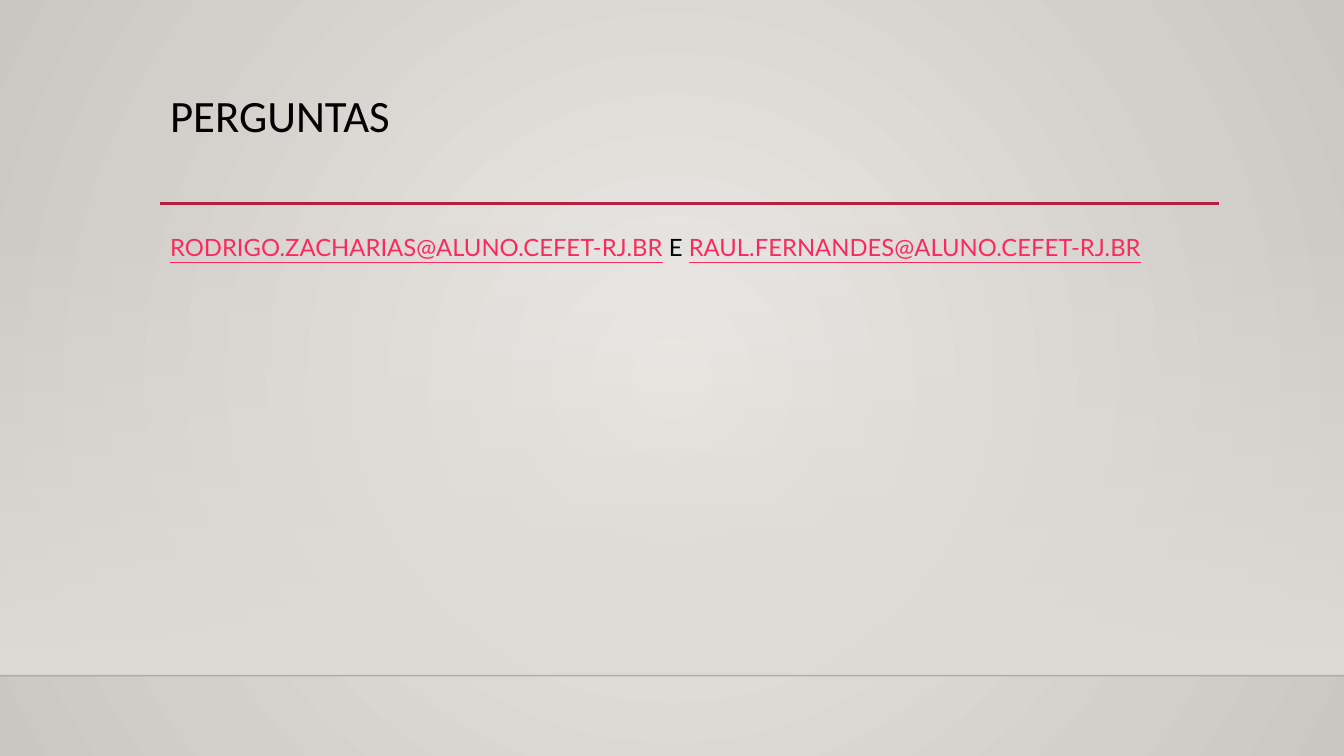
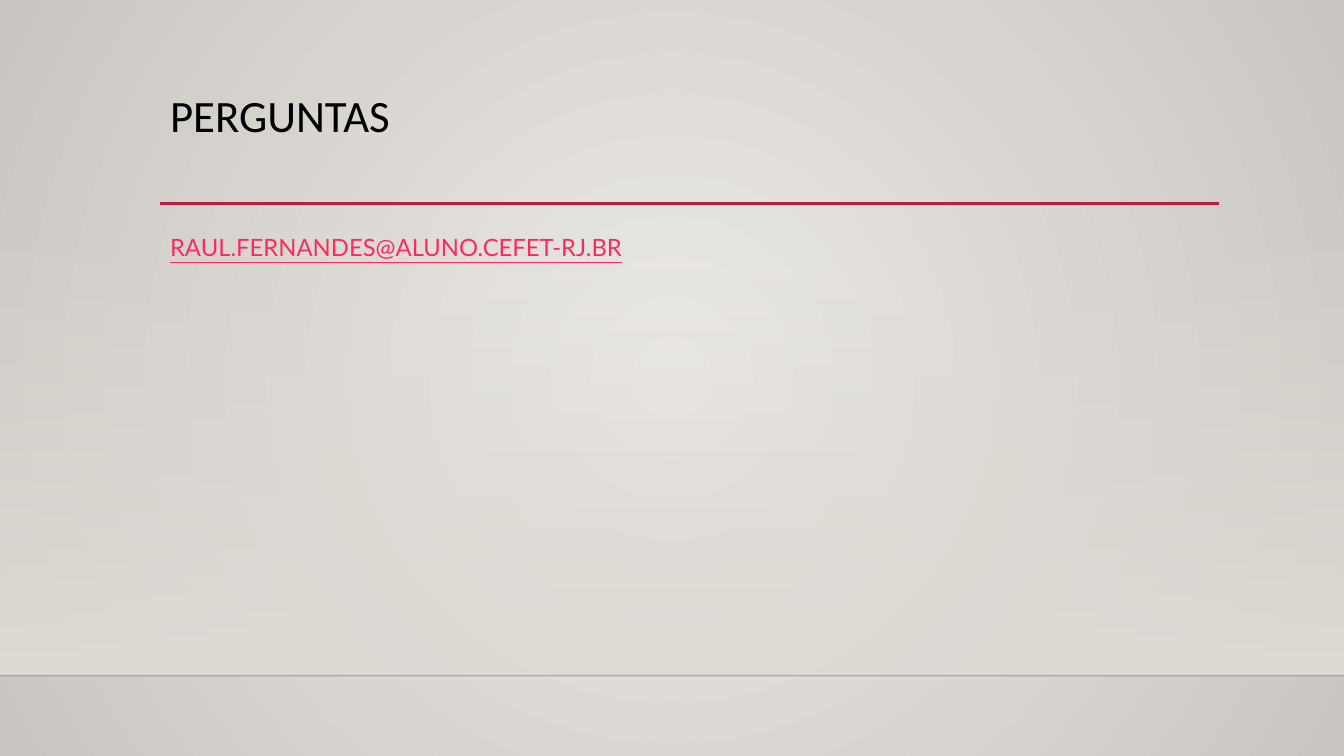
Before and after one commit to Raulzito311/AcmeSF, a slide deck: slide 8 of Apresentacao.pptx. Drawn at 1344x756 pixels with LibreOffice and Linux fonts; fonts in the diff are those of the drawing; background and template pictures are left out. Boxes give left, top, right and bottom in pixels: in the first picture for what was removed or moved away, otherwise in the second. Text is boxed around its words. In the diff, an @@ line names an element or a change of style, - is before the commit and + after.

```diff
--- a/Apresentacao.pptx
+++ b/Apresentacao.pptx
@@ text at (170,239,622,259): text changed @@
-RODRIGO.ZACHARIAS@ALUNO.CEFET-RJ.BR E RAUL.FERNANDES@ALUNO.CEFET-RJ.BR
+RAUL.FERNANDES@ALUNO.CEFET-RJ.BR
```
Also in this commit, not shown: 2 other slides changed, 2 other files.
